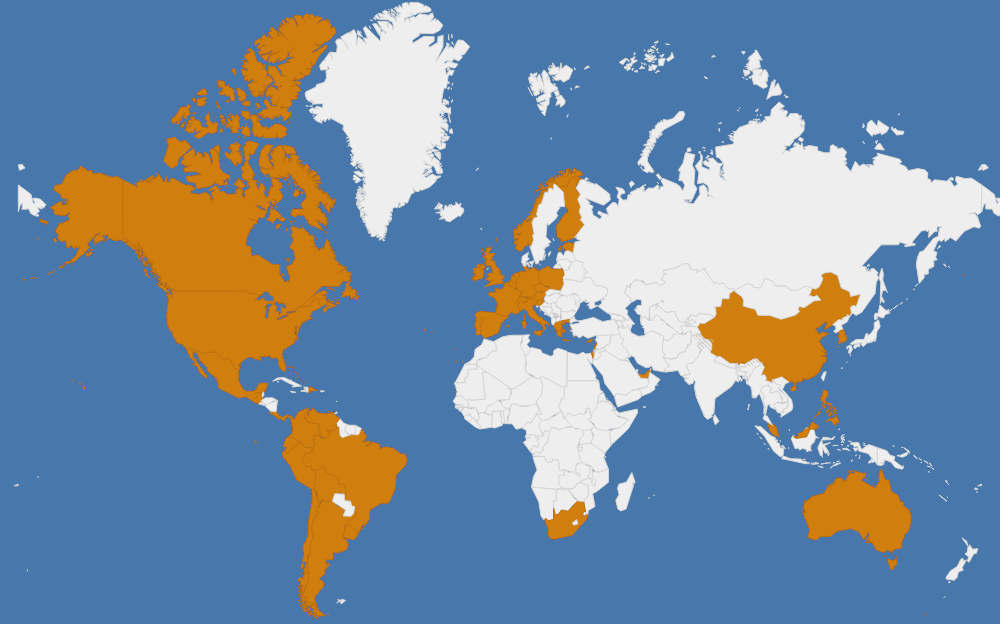
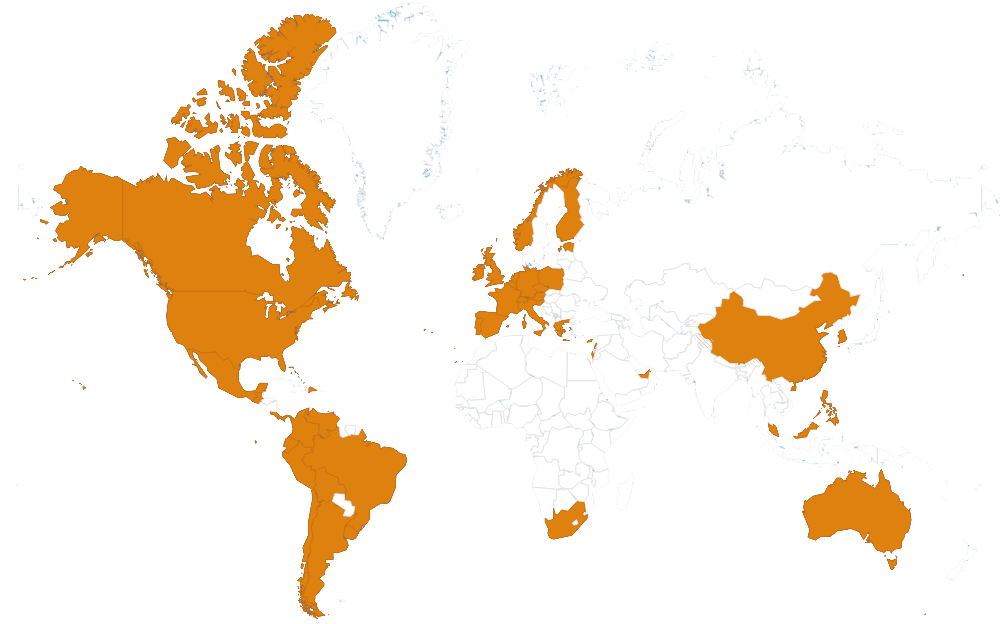
The second w=1000, h=624 image is a revision of the first. Changes to its layers:
painted on "Layer 1" over [left=0, top=0, right=1000, bottom=624]
